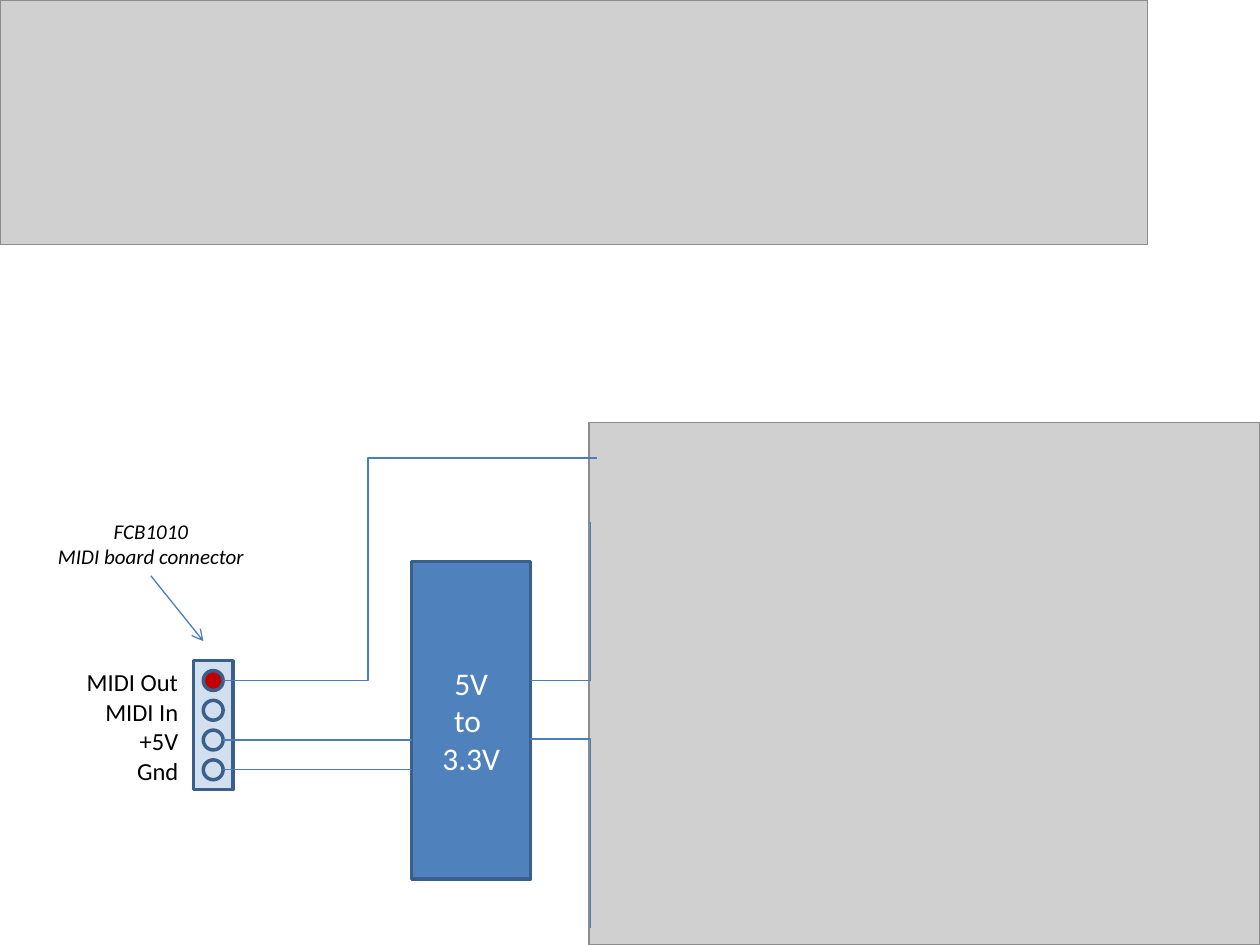
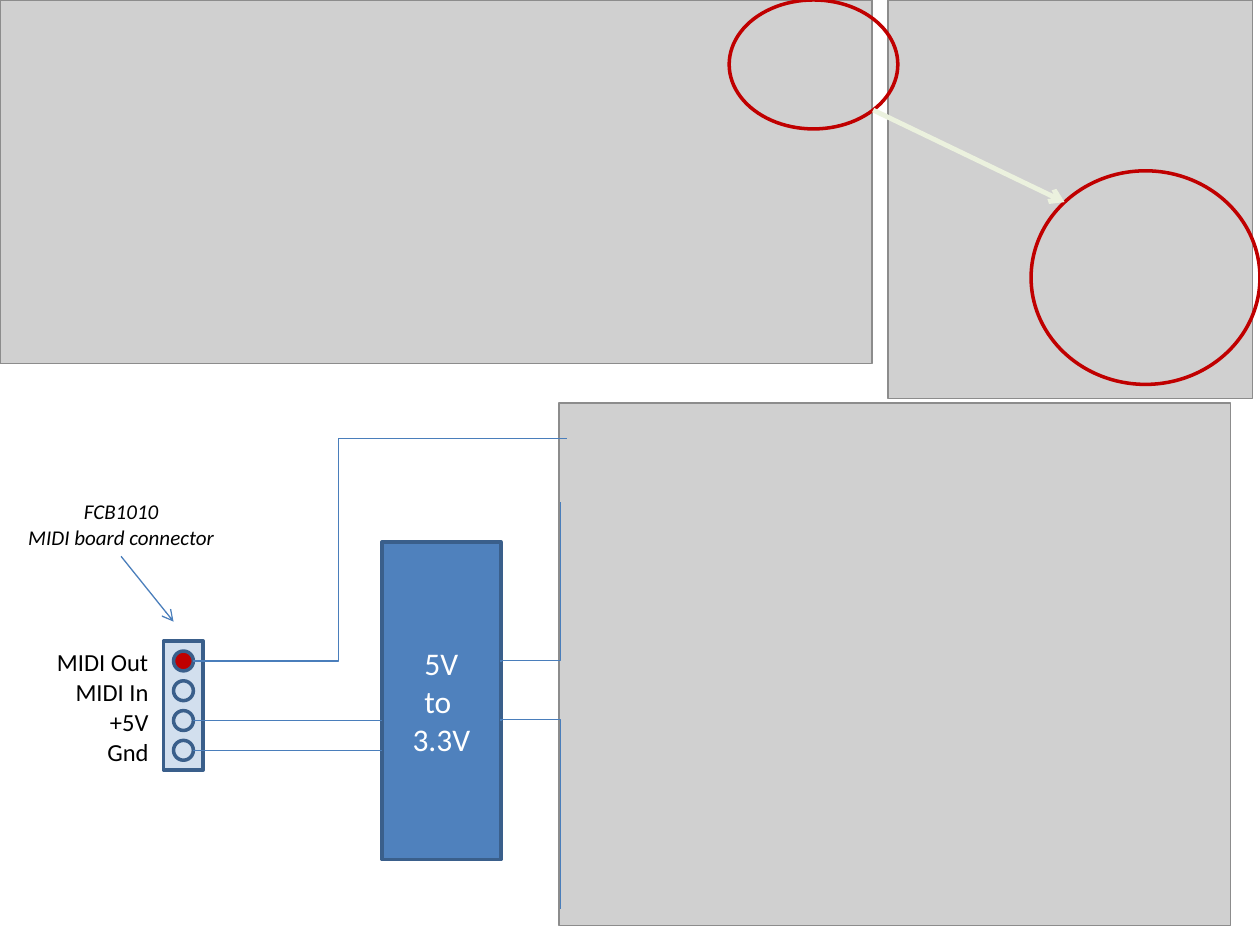
Before and after one commit to Alonsog2/fcb1010wifi, a slide deck: slide 1 of DOC/NA_FCB1010Wifi.pptx (slide 2 before the commit). Drawn at 1260x945 pixels with LibreOffice and Linux fonts; fonts in the diff are those of the drawing; grey boxes stand for pictures. Boxes give left, top, right and bottom in pixels: in the first picture for what was removed or moved away, otherwise in the second. Text is boxed around its words. In the diff, an @@ line names an element or a change of style, - is before the commit and + after.

Commit message:
Update DOC

```diff
--- a/DOC/NA_FCB1010Wifi.pptx
+++ b/DOC/NA_FCB1010Wifi.pptx
@@ picture resized from (x1=0, y1=0, x2=1148, y2=244) to (x1=0, y1=0, x2=872, y2=363) @@
@@ ellipse added at (x1=730, y1=0, x2=898, y2=129), outline #C00000 2 pt @@
@@ picture added at (x1=888, y1=0, x2=1252, y2=398) @@
@@ arrow added from (873, 110) to (1065, 202), #EBF1DE 2.75 pt @@
@@ ellipse added at (x1=1031, y1=171, x2=1260, y2=384), outline #C00000 2 pt @@
@@ 5 texts, 3 elbow lines, 2 rectangles, 1 picture, 1 ellipse, 1 arrow moved together from (x1=58, y1=422, x2=1260, y2=945) to (x1=28, y1=403, x2=1231, y2=926) @@
@@ ellipse moved from (x1=203, y1=760, x2=223, y2=780) to (x1=174, y1=680, x2=194, y2=701) @@
@@ line moved from (223, 770) - (412, 770) to (194, 721) - (382, 721) @@
@@ 2 ellipses, 1 line moved together from (x1=203, y1=701, x2=412, y2=750) to (x1=174, y1=711, x2=382, y2=761) @@
```
Also in this commit, not shown: 1 slide added, 1 slide removed.
